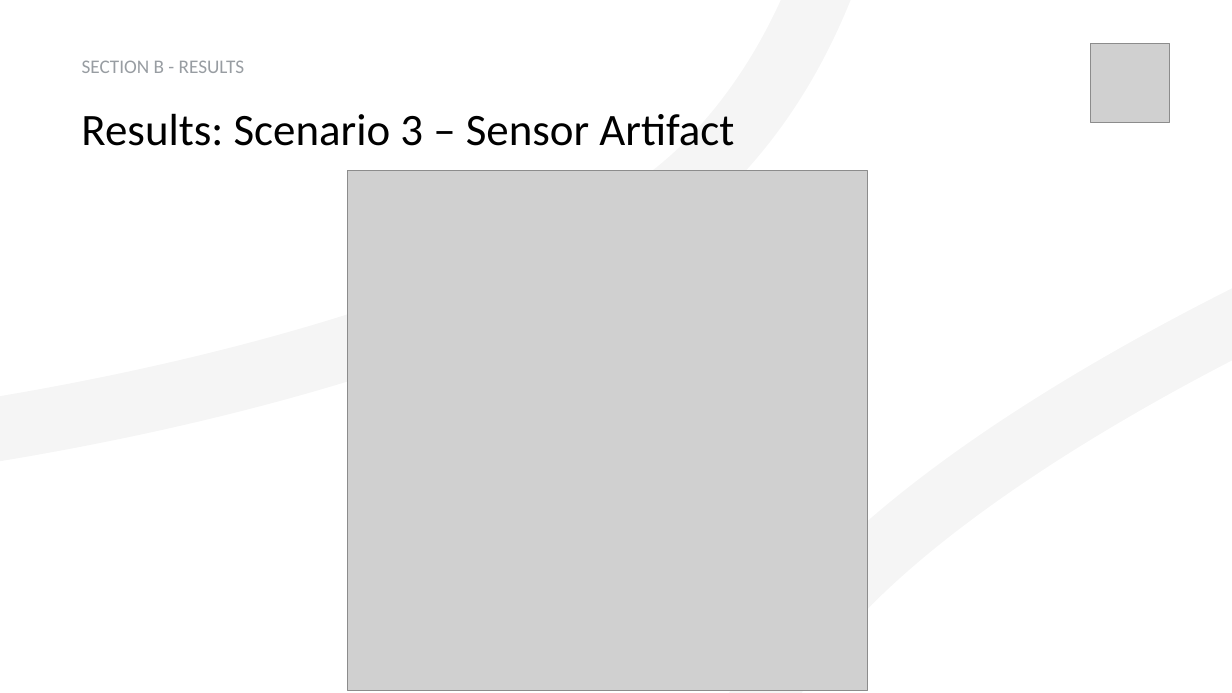
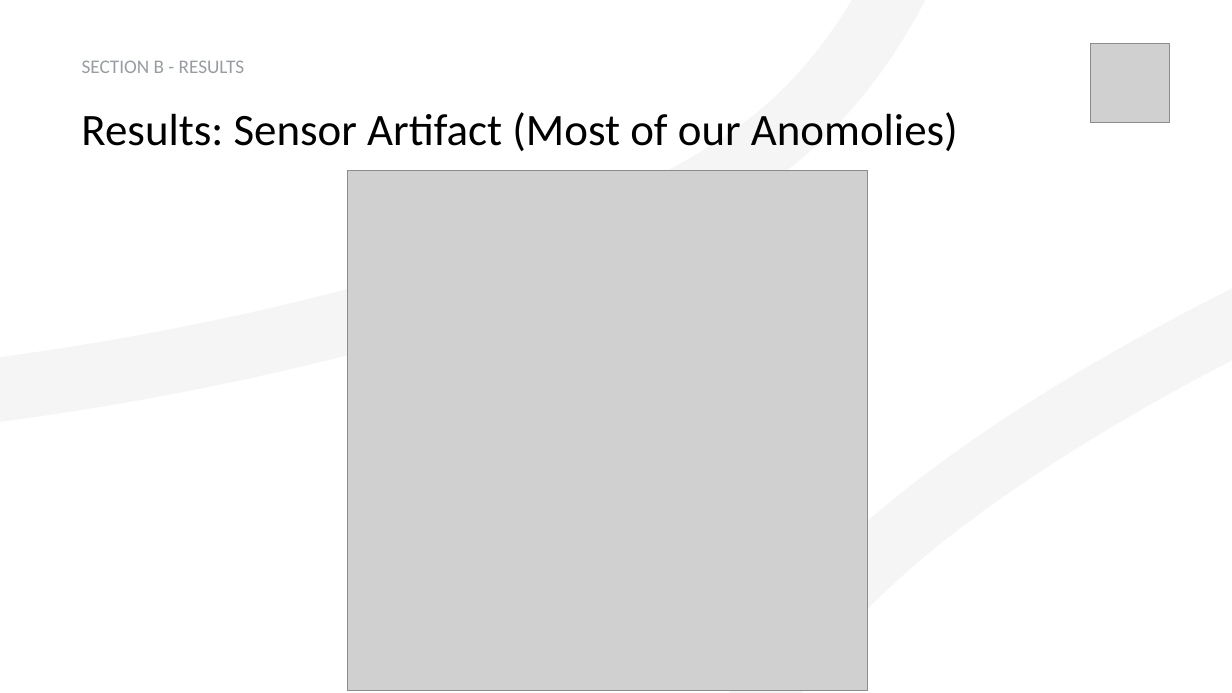
Before and after one commit to pstepanovum/womd-unsupervised-anomaly-detection, a slide deck: slide 14 of docs/presentation/Unsupervised Statistical Learning for Kinematic Anomaly Detection in Autonomous Driving Scenarios.pptx. Drawn at 1232x693 pixels with LibreOffice and Linux fonts; fonts in the diff are those of the drawing; grey boxes stand for pictures; background and template pictures are left out. Boxes give left, top, right and bottom in pixels: in the first picture for what was removed or moved away, otherwise in the second. Text is boxed around its words. In the diff, an @@ line names an element or a change of style, - is before the commit and + after.

```diff
--- a/docs/presentation/Unsupervised Statistical Learning for Kinematic Anomaly Detection in Autonomous Driving Scenarios.pptx
+++ b/docs/presentation/Unsupervised Statistical Learning for Kinematic Anomaly Detection in Autonomous Driving Scenarios.pptx
@@ freeform shape at (0,0,1232,693): outline redrawn @@
@@ text at (81,112,958,151): text changed @@
-Results: Scenario 3 – Sensor Artifact
+Results: Sensor Artifact (Most of our Anomolies)
```
Also in this commit, not shown: 5 other slides changed, 1 slide removed, 3 other files.
